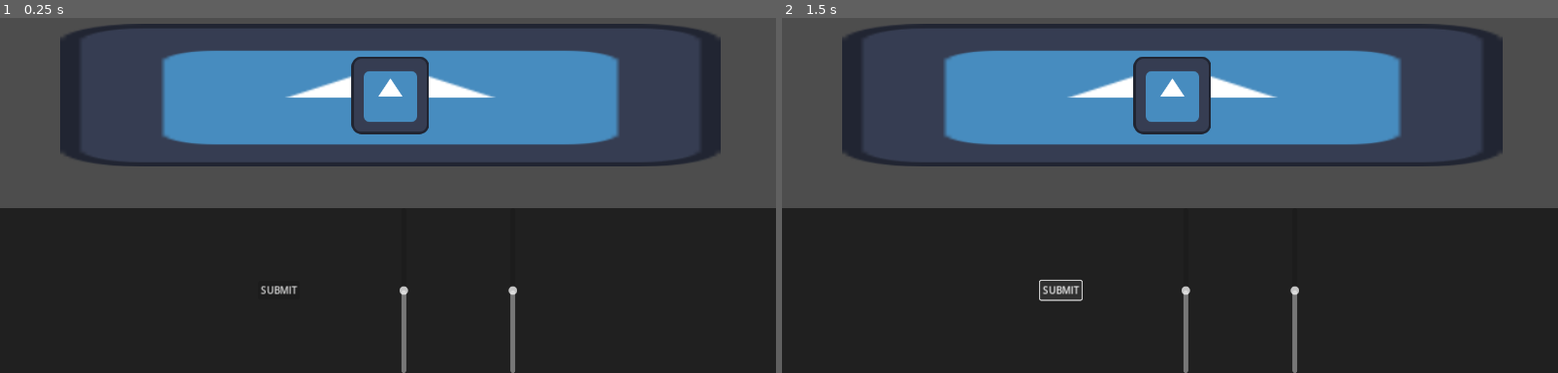
Above: before the commit, frames 1-2 (left to right).
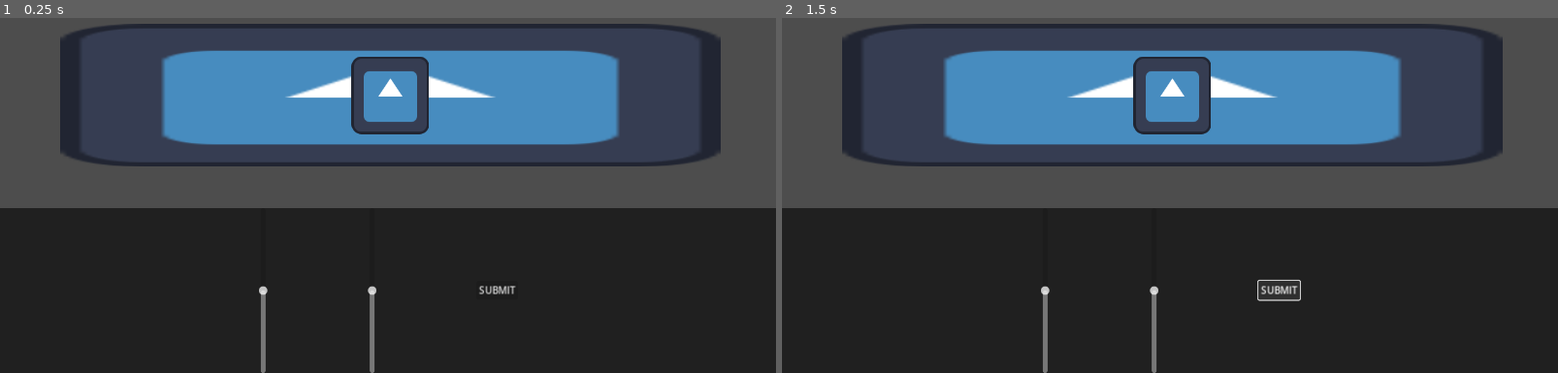
Above: after the commit, the same moments.

Repository: FixelDev/built-to-scale
Game: Godot game, scene res://scenes/game/game.tscn
Two runs of this game, one before a commit and one after it. Both use one fixed random seed, a clock stepped at 60 frames per second and the inputs below. The engine's default icon, where the game draws it, is replaced by a stand-in: a white triangle on a blue panel in a dark square.
Inputs:
- Up to frame 1 (0.25 s): no input
- Up to frame 2 (1.5 s): click "SUBMIT" at 0.5 s; click "SUBMIT" at 1.25 s

The runs differ from the first frame. In frame 1, 0.8% of the frame differs, in the area x 33-67%, y 75-100%; in frame 2, 0.9%, in the area x 33-67%, y 73-100%.

Commit message:
Added calculating scale accuracy

Diff:
--- a/player_console/player_console_manager.gd
+++ b/player_console/player_console_manager.gd
@@ -1,14 +1,50 @@
 class_name PlayerConsoleManager extends Node2D
 
 @export var sprite: Sprite2D
+@export var sprite_to_match: Sprite2D
 
 var scaling_factor: Vector2
+var scale_to_match: Vector2
+var current_scale: Vector2
+var accuracy: float
+
 
 func _process(delta) -> void:
+	if scaling_factor == Vector2.ZERO:
+		return
 
 	sprite.scale += scaling_factor
 
 
+func calculate_percentage(current_scale: float, scale_to_match: float) -> float:
+	var bigger_value: float
+	var smaller_value: float
+
+	if scale_to_match >= current_scale:
+		bigger_value = scale_to_match
+		smaller_value = current_scale
+	else:
+		bigger_value = current_scale
+		smaller_value = scale_to_match
+
+	return (smaller_value / bigger_value) * 100.0
+
+
 func _on_scale_slider_used(scaling_factor: Vector2) -> void:
-	print(scaling_factor)
 	self.scaling_factor = scaling_factor
+
+
+
+func _on_submit_button_pressed():
+	calculate_accuracy()
+	print(accuracy)
+
+
+func calculate_accuracy() -> void:
+	current_scale = sprite.scale
+	scale_to_match = sprite_to_match.scale
+
+	var percentage_x: float = calculate_percentage(current_scale.x, scale_to_match.x)
+	var percentage_y: float = calculate_percentage(current_scale.y, scale_to_match.y)
+
+	accuracy = (percentage_x + percentage_y) / 2
--- a/scenes/game/game.tscn
+++ b/scenes/game/game.tscn
@@ -31,11 +31,6 @@
 theme_override_constants/separation = 164
 alignment = 1
 
-[node name="SubmitButton" type="Button" parent="UI/Table/HBoxContainer"]
-layout_mode = 2
-size_flags_vertical = 4
-text = "SUBMIT"
-
 [node name="ScaleSliderX" parent="UI/Table/HBoxContainer" instance=ExtResource("1_5axh8")]
 layout_mode = 2
 scale_multiplier = Vector2(0.1, 0)
@@ -43,6 +38,11 @@
 [node name="ScaleSliderY" parent="UI/Table/HBoxContainer" instance=ExtResource("1_5axh8")]
 layout_mode = 2
 scale_multiplier = Vector2(0, 0.1)
+
+[node name="SubmitButton" type="Button" parent="UI/Table/HBoxContainer"]
+layout_mode = 2
+size_flags_vertical = 4
+text = "SUBMIT"
 
 [node name="Sprite2D" type="Sprite2D" parent="."]
 position = Vector2(644, 262)
@@ -53,7 +53,10 @@
 position = Vector2(644, 262)
 texture = ExtResource("2_swrnk")
 
-[node name="PlayerConsoleManager" type="Node2D" parent="." node_paths=PackedStringArray("sprite")]
+[node name="PlayerConsoleManager" type="Node2D" parent="." node_paths=PackedStringArray("sprite", "sprite_to_match")]
 unique_name_in_owner = true
 script = ExtResource("3_26j68")
 sprite = NodePath("../Sprite2D")
+sprite_to_match = NodePath("../Sprite2D2")
+
+[connection signal="pressed" from="UI/Table/HBoxContainer/SubmitButton" to="PlayerConsoleManager" method="_on_submit_button_pressed"]
